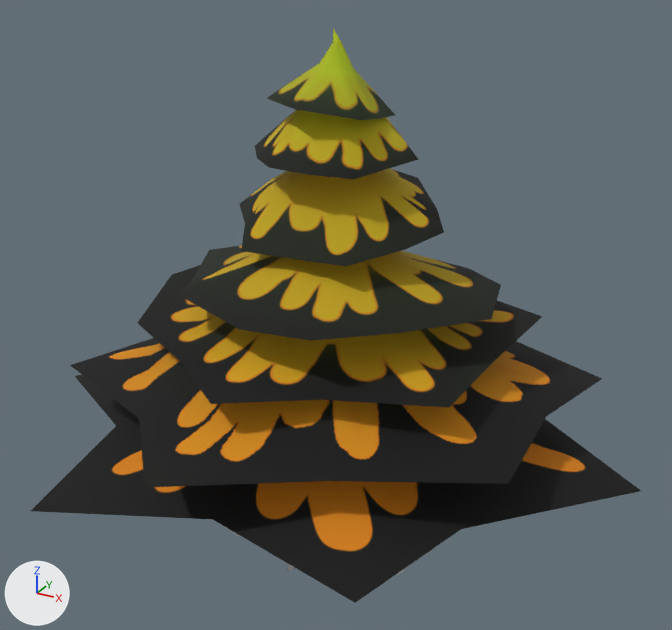
Two versions of the FBX model Assets/2.SDscene/Modeling/Tree/Trees/F_Tree03.fbx, one commit apart.
Before and after are seen from a 50 mm lens placed at (8.16, -14.81, 12.17), pointed at (0.25, -0.42, 4.98). Lighting does not change. The marker at lower left points along +X, +Y and +Z. Where no turn or scale is listed for an object, it has been applied to the vertices.
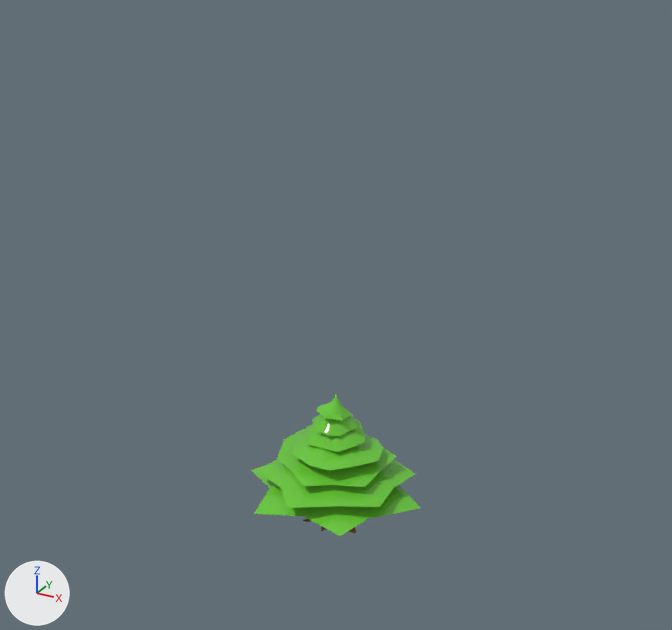
Boxes (x1, y1, x2, y2) around the edits, measured in the pictures (672 x 630 px):
'Object007', deleted
    before: (31, 28, 641, 603)
'Plane019', added (green)
    after: (251, 394, 420, 536)

Diff of the bpy script that builds the scene:
```diff
--- a/Assets/2.SDscene/Modeling/Tree/Trees/F_Tree03.fbx.py
+++ b/Assets/2.SDscene/Modeling/Tree/Trees/F_Tree03.fbx.py
@@ mat_material__23 @@
+mat_material__23 = principled_material('Material #23')
+mat_material__23.base_color = (0.141, 0.58, 0.0392)  # green #69c838
+mat_material__23.roughness = 0.0
@@ me_mesh_1 @@
+me_mesh_1.from_pydata(...)  # 637 vertices, 543 faces; spans x -1.88..1.97, y -1.84..1.56, z 0.29..2.99
+me_mesh_1.materials.append(mat_material__23)  # green #69c838
@@ ob_object007 @@
-ob_object007 = bpy.data.objects.new('Object007', me_mesh_001)
-ob_object007.location = (0.0, 0.0, 0.0)
@@ ob_plane019 @@
+ob_plane019 = bpy.data.objects.new('Plane019', me_mesh_1)
+ob_plane019.location = (0.0, 0.0, 0.0)
```
